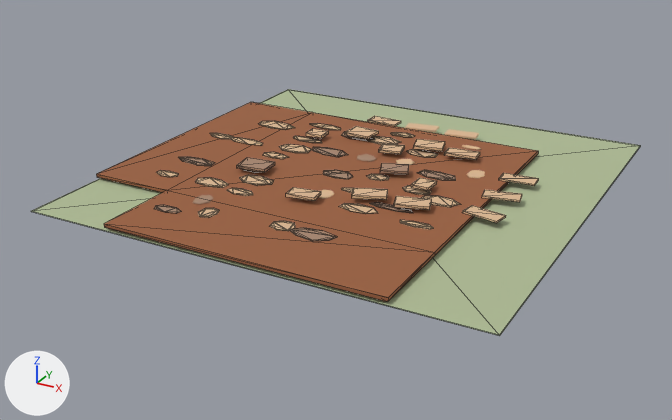
A saved change to the glTF model frontend/public/assets/buildings/roads/ground_road/ground_road_corner_sw_ruined.glb.
The view is the same before and after, from a camera (50 mm lens) standing at (3.17, -6.21, 2.76) and looking at (-0.12, -0.22, -0.24). Lighting does not change. The marker at lower left points along +X, +Y and +Z. The older version comes first. Mesh edges are drawn as thin lines on the coarser meshes. Where no turn or scale is listed for an object, it has been applied to the vertices. Vertices at exactly the same position are counted once.

In view in the first picture: 'SM_broken_surface.195', 'SM_road_connected_surface.039', 'SM_road_grass_tile.039' and 51 more.
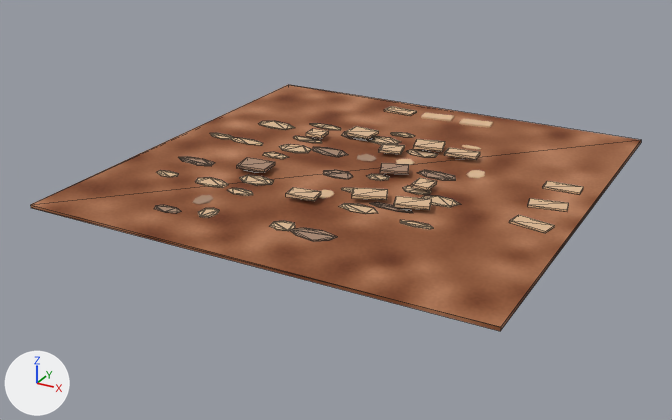
Where the change shows, as pixel boxes [x1, y1, x2, y2] in the pictures (672 x 420 px):
```json
{"object": "SM_road_connected_surface.039", "change": "surface changed, reshaped", "before": [96, 102, 538, 302], "after": [31, 85, 641, 331], "on screen": "38% wider, 23% taller"}
{"object": "SM_road_grass_tile.039", "change": "deleted", "before": [31, 89, 641, 336]}
```

Scene script edits in JSON lines:
```json
{"op": "remove", "block": "mat_mat_ground_road_surface", "code": "n3 = _N.new('ShaderNodeUVMap'); n3.name = 'UV Map'"}
{"op": "remove", "block": "mat_mat_ground_road_surface", "code": "n3.uv_map = 'UVMap.-01'"}
{"block": "mat_mat_ground_road_surface", "where": "n2 = _N.new('ShaderNodeTexImage'); n2.name = 'Image Texture'"}
{"op": "remove", "block": "mat_mat_ground_road_surface", "code": "_L.new(n3.outputs[0], n2.inputs[0])  # 'UV' to 'Vector'"}
{"block": "me_sm_road_connected_surface_039", "where": "# used by ob_sm_road_connected_surface_039; location = (0.0, 0.0, 0.0)"}
{"op": "remove", "block": "me_sm_road_connected_surface_039", "code": "me_sm_road_connected_surface_039.from_pydata(...)  # 16 vertices, 28 faces; spans x -1.8..1.1, y -1.8..1.1, z 0.03..0.05"}
{"op": "add", "block": "me_sm_road_connected_surface_039", "code": "me_sm_road_connected_surface_039.from_pydata(...)  # 8 vertices, 12 faces; spans x -1.8..1.8, y -1.8..1.8, z 0.03..0.05"}
{"block": "me_sm_road_connected_surface_039", "change": "me_sm_road_connected_surface_039 part 1: the whole mesh is rebuilt"}
{"op": "remove", "block": "ob_sm_road_grass_tile_039", "code": ["ob_sm_road_grass_tile_039 = bpy.data.objects.new('SM_road_grass_tile.039', me_cube_576)", "ob_sm_road_grass_tile_039.location = (0.0, 0.0, 0.002)"]}
```
